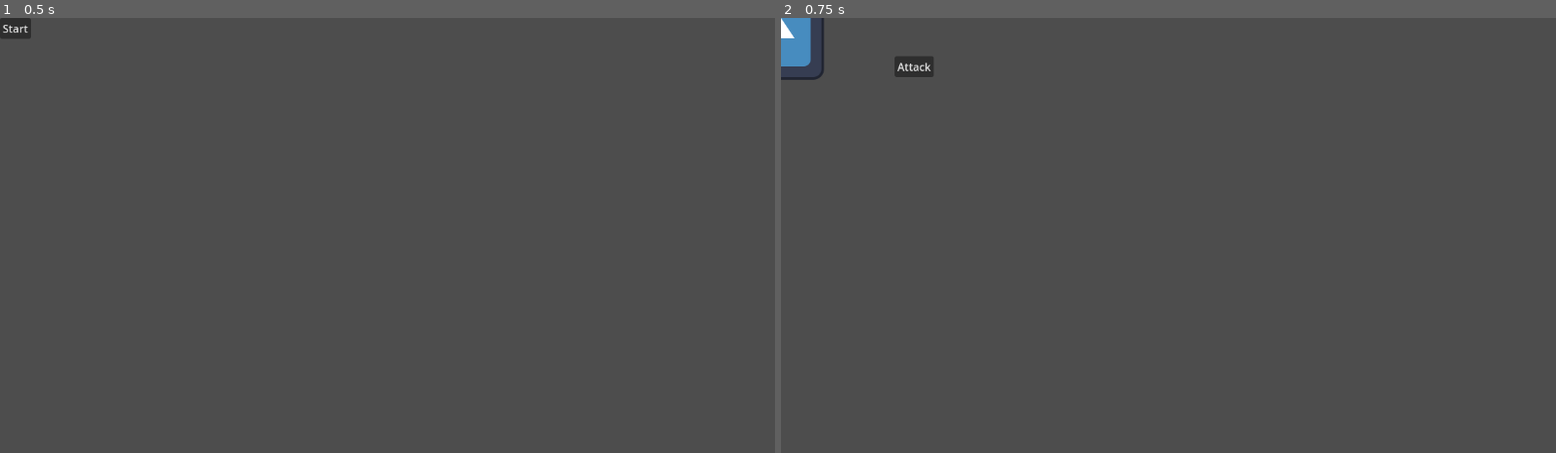
Above: before the commit, frames 1-2 (left to right).
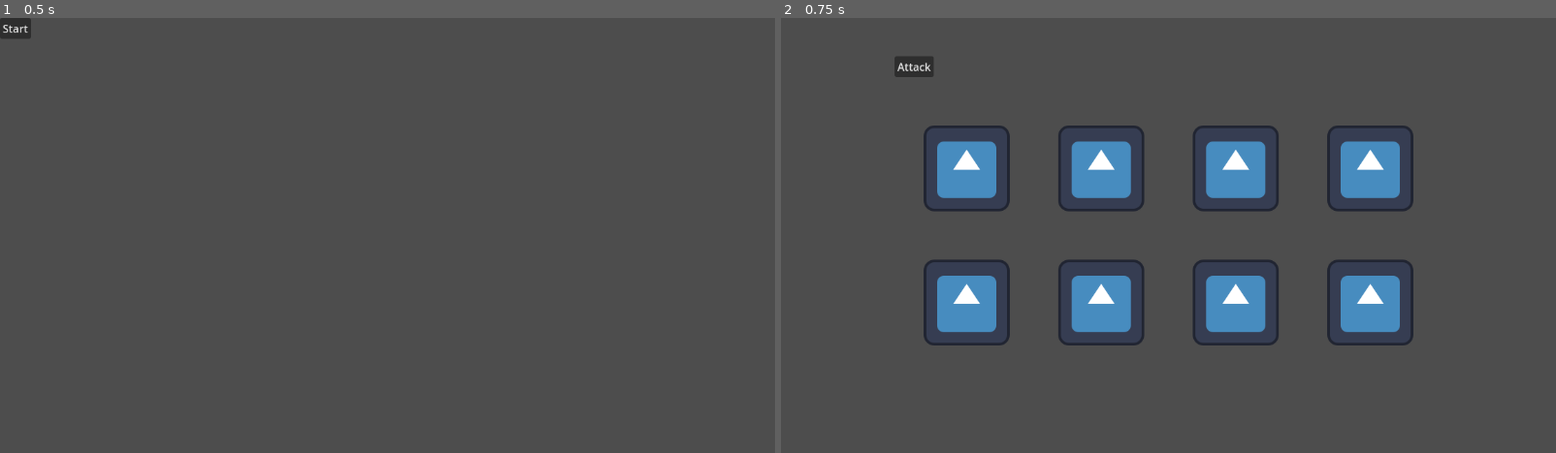
Above: after the commit, the same moments.

Repository: brokenintercom/ECS179-Hanafueda
Game: Godot game, scene res://scenes/scene_manager.tscn
The game is run twice, just before and just after one commit, with the same random seed, the same clock (stepped at 60 frames per second) and the same inputs. The engine's default icon, where the game draws it, is replaced by a stand-in: a white triangle on a blue panel in a dark square.
Inputs:
- Up to frame 1 (0.5 s): no input
- Up to frame 2 (0.75 s): click "Start" at 0.5 s

Frame 1 is identical in both runs. In frame 2, 11% of the frame differs, in the area x 0-82%, y 0-76%.

Commit message:
fixed bugs and set up basic card UI for testing

Diff:
--- a/scenes/hand.tscn
+++ b/scenes/hand.tscn
@@ -7,8 +7,18 @@
 script = ExtResource("1_u8mbn")
 
 [node name="GridContainer" type="GridContainer" parent="."]
-offset_right = 40.0
-offset_bottom = 40.0
+anchors_preset = 8
+anchor_left = 0.5
+anchor_top = 0.5
+anchor_right = 0.5
+anchor_bottom = 0.5
+offset_top = -14.0
+offset_bottom = 14.0
+grow_horizontal = 2
+grow_vertical = 2
+theme_override_constants/h_separation = 200
+theme_override_constants/v_separation = 200
+columns = 4
 
 [node name="Card0" parent="GridContainer" instance=ExtResource("2_dgr5s")]
 layout_mode = 2
--- a/scripts/battle_screen.gd
+++ b/scripts/battle_screen.gd
@@ -6,9 +6,10 @@
 	ENEMY,
 }
 
-@onready var player := $Player
-@onready var enemy := $Enemy
-var curr_phase := PhaseType.PLAYER
+@onready var _player := $Player
+@onready var _enemy := $Enemy
+var _curr_phase := PhaseType.PLAYER
+var _drew_cards := false
 
 # Called when the node enters the scene tree for the first time.
 func _ready() -> void:
@@ -17,25 +18,35 @@
 
 # Called every frame. 'delta' is the elapsed time since the previous frame.
 func _process(_delta: float) -> void:
-	if curr_phase == PhaseType.ENEMY:
-		if enemy.curr_health <= 0:
+	if _curr_phase == PhaseType.ENEMY:
+		# TODO Maybe some state machine stuff bc drawing cards is only for the player...emit signal?
+		_drew_cards = false
+
+		if _enemy.curr_health <= 0:
 			print("Switching to win screen...")
 			signals.switch_scene.emit("win")
-	elif curr_phase == PhaseType.PLAYER:
+	elif _curr_phase == PhaseType.PLAYER:
 		# TODO could do "else" but technically for future development I am putting an elif...
-		if enemy.num_turns_left == 0 or player.curr_health <= 0:
+		if _enemy.num_turns_left == 0 or _player.curr_health <= 0:
+			print(_enemy.num_turns_left)
+			print(_player.curr_health)
 			print("Switching to lose screen...")
 			# TODO need to decrement num turns left in enemy script
 			signals.switch_scene.emit("lose")
+		elif not _drew_cards:
+			# Draw enough cards such that the player's hand would have max_hand_size cards
+			var num_draw:int = _player.hand.max_hand_size - _player.hand.num_cards
+			_player.draw_cards(num_draw)
+			_drew_cards = true
 
 
 
 func _on_switch_battle_phase() -> void:
-	if curr_phase == PhaseType.PLAYER:
-		curr_phase = PhaseType.ENEMY
+	if _curr_phase == PhaseType.PLAYER:
+		_curr_phase = PhaseType.ENEMY
 		# TODO @Jamie: Disable player input.
 	else:
-		curr_phase = PhaseType.PLAYER
+		_curr_phase = PhaseType.PLAYER
 
 
 # TODO modify later
--- a/scripts/card.gd
+++ b/scripts/card.gd
@@ -1,10 +1,9 @@
 class_name Card
 extends Control
 
-
-
 @export var month:CardSpec.Month
 @export var type:CardSpec.Type
+@export var synergy:CardSpec.Synergy
 @export var texture:Texture
 
 # TODO @Jamie: empty cards cannot be selected
@@ -13,19 +12,10 @@
 # TODO attach this script to every instance of this card? or it can have a path to its image
 
 
-# Called when the node enters the scene tree for the first time.
-func _ready() -> void:
-	pass # Replace with function body.
-
-
-# Called every frame. 'delta' is the elapsed time since the previous frame.
-func _process(_delta: float) -> void:
-	pass
-
-
 func update_card(spec:CardSpec) -> void:
 	month = spec.month
 	type = spec.type
+	synergy = spec.synergy
 	texture = spec.texture
 # TODO look for an InputEvent for when the card is clicked on (need collision shape)
 # TODO then the card should be outlined in blue to indicate it's selected (and set is_selected)
--- a/scripts/character.gd
+++ b/scripts/character.gd
@@ -8,8 +8,10 @@
 
 func _ready() -> void:
 	curr_health = max_health
+	print("curr_health is", curr_health)
 	signals.character_hit.connect(_on_character_hit)
 
 
 func _on_character_hit(target:Character, dmg:int) -> void:
+	# Internally update health
 	target.curr_health = clampi(target.curr_health - dmg, 0, target.max_health)
--- a/scripts/hand.gd
+++ b/scripts/hand.gd
@@ -1,5 +1,5 @@
-class_name PlayerCards
-extends Node
+class_name Hand
+extends CanvasLayer
 
 @export var max_hand_size := 8
 var num_cards:int
--- a/scripts/player.gd
+++ b/scripts/player.gd
@@ -3,8 +3,16 @@
 
 var _deck:Array[CardSpec]
 var _discard_pile:Array[CardSpec]
-@onready var _hand := $Hand  # Hand of cards
+@onready var hand := $Hand  # Hand of cards
 @onready var _enemy := $"../Enemy"
+
+
+func _ready():
+	# TODO initialize deck...Shuffle...
+	# TODO something in the card spec factory...
+	# TODO read text file, create spec, add to deck, then shuffle at the end
+	super()
+	pass
 
 
 func _update_card(card:Card, spec:CardSpec):
@@ -15,14 +23,14 @@
 	card.texture = spec.texture
 
 
-func _draw_cards(num_draw:int):
-	if _hand.num_cards + num_draw > _hand.max_hand_size:
+func draw_cards(num_draw:int):
+	if hand.num_cards + num_draw > hand.max_hand_size:
 		# Clamp upper limit of num cards to draw
 		# TODO debuff variable possibly
-		num_draw = _hand.max_hand_size - _hand.num_cards
+		num_draw = hand.max_hand_size - hand.num_cards
 
 	# Update the displayed cards
-	var card_nodes := _hand.get_node("GridContainer").get_children()
+	var card_nodes := hand.get_node("GridContainer").get_children()
 
 	# Shortcut by simply updating the existing Card nodes with the newly "drawn" cards
 	for card in card_nodes:
@@ -38,12 +46,13 @@
 		if not _deck.is_empty():
 			# Draw a non-empty card and update the current card node
 			_update_card(card, _deck.pop_back())
-			_hand.num_cards += 1
+			hand.num_cards += 1
 			num_draw -= 1
 
+	print(card_nodes)
 
 func _play_cards():
-	var card_nodes := _hand.get_children()
+	var card_nodes := hand.get_node("GridContainer").get_children()
 	var selected_cards:Array[CardSpec]
 
 	for card in card_nodes:
@@ -57,7 +66,7 @@
 			_update_card(card, CardSpecFactory.empty_card_spec)
 
 			# Deselect the card since we will play it now
-			_hand.num_cards -= 1
+			hand.num_cards -= 1
 			card.is_selected = false
 
 	var dmg = DamageEngine.calc_dmg(selected_cards)
--- a/scripts/scene_manager.gd
+++ b/scripts/scene_manager.gd
@@ -7,9 +7,7 @@
 
 # Called when the node enters the scene tree for the first time.
 func _ready() -> void:
-	print("hi")
 	signals.switch_scene.connect(_on_switch_scene)
-	print(signals.switch_scene.get_connections())
 
 
 # Called every frame. 'delta' is the elapsed time since the previous frame.
@@ -18,7 +16,6 @@
 
 
 func _on_switch_scene(next_scene_name:String) -> void:
-	print("hi")
 	var next_scene = load("res://scenes/" + next_scene_name + ".tscn").instantiate()
 	add_child(next_scene)
 	current_scene.queue_free()
